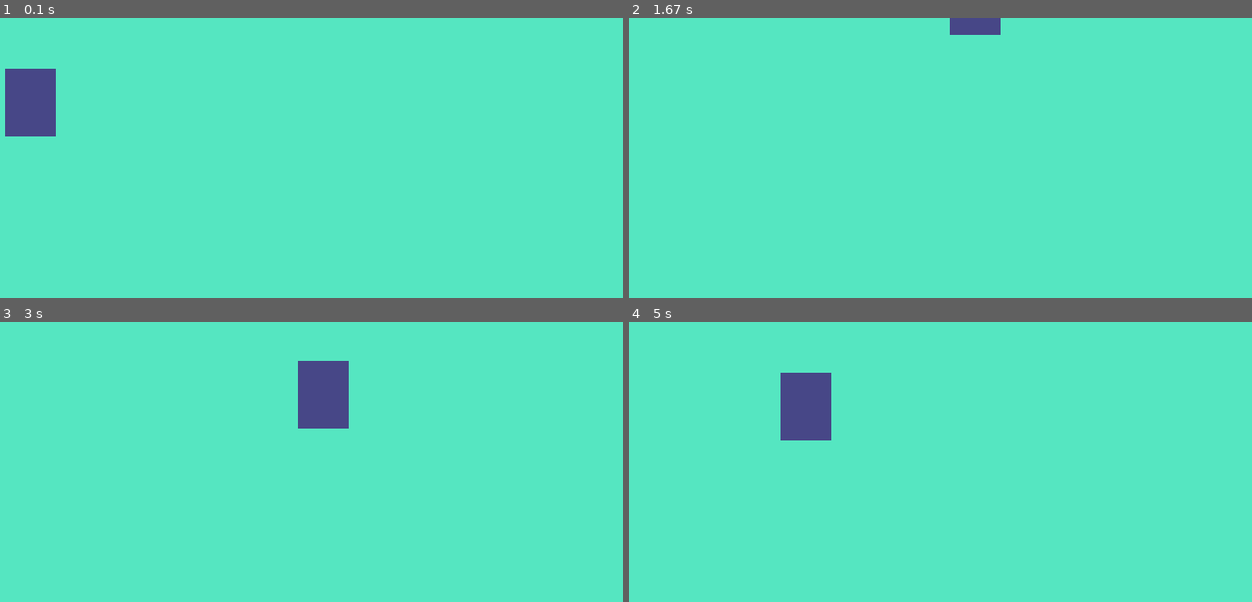
Above: before the commit, frames 1-4 (two rows, left to right).
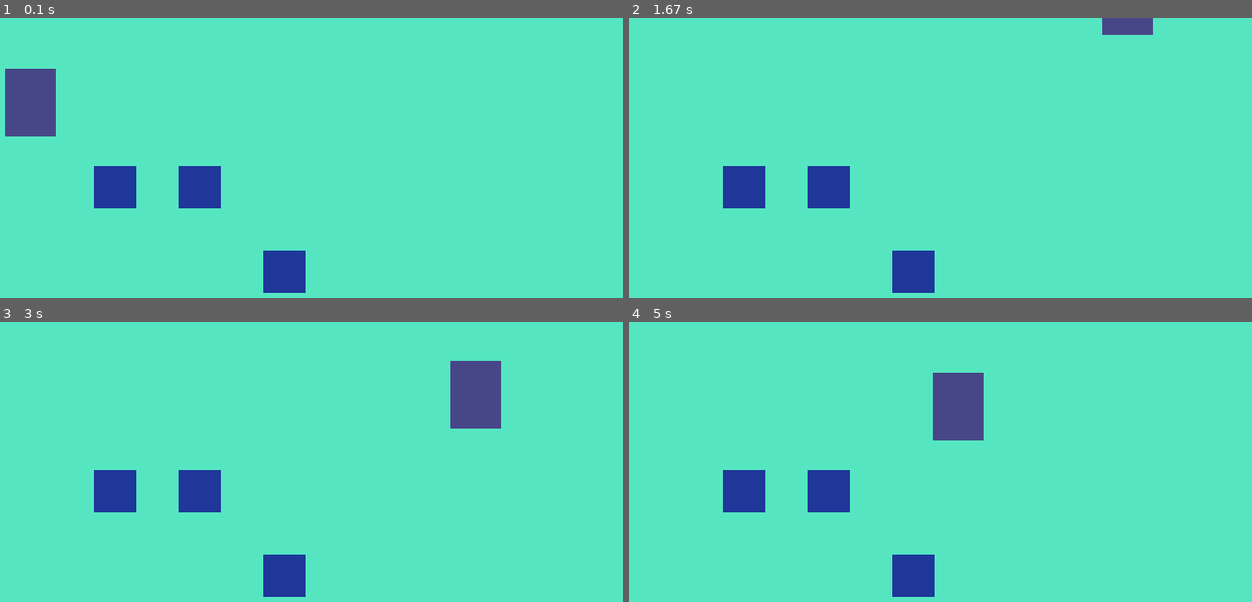
Above: after the commit, the same moments.

Repository: Kuromittsu/pygame-basic-setup
Game: pygame game, started from main.py
Same seed, same stepped clock (60 frames per second), same inputs: the game is played once before the commit and once after it.
Inputs (mouse positions are in pixels of both pictures, inside the frame that each line leads up to):
- Up to frame 1 (0.1 s): no input
- Up to frame 2 (1.67 s): hold Shift 0.33-0.8 s; hold D 0.33-0.8 s; move the mouse to (890, 295) at 0.37 s; hold D 0.83-1.3 s; hold W 1.33-1.63 s
- Up to frame 3 (3 s): hold D 1.67-2.13 s; hold A 2.17-2.7 s; hold S from 2.73 s (still down)
- Up to frame 4 (5 s): release S at 3.03 s; hold A 3.07-3.47 s; hold W 3.5-3.87 s; hold S 4.57-4.93 s; hold A from 4.97 s (still down)

The runs differ from the first frame. In frame 1, 3.1% of the frame differs, in the area x 15-50%, y 52-99%; in frame 2, 4.1%; in frame 3, 7.0%, in the area x 15-81%, y 13-99%; in frame 4, 7.0%.

Commit message:
set basic level

Diff:
--- a/gamecore/levels/test_camera.py
+++ b/gamecore/levels/test_camera.py
@@ -1,4 +1,5 @@
 from gamecore.player import Player
+from gamecore.objects.box import Box
 
 
 class Test_camera():
@@ -11,8 +12,20 @@
     def setup(self):
         self.player = Player(self.core, (100, 100), (60, 80))
 
+        self.boxs = [
+            Box(self.core.surfaces.game, (300, 200), '#1e3799', (50, 50)),
+            Box(self.core.surfaces.game, (200, 200), '#1e3799', (50, 50)),
+            Box(self.core.surfaces.game, (400, 300), '#1e3799', (50, 50)),
+        ]
+
     def update(self):
         self.player.update()
 
+        for box in self.boxs:
+            box.update()
+
     def draw(self):
         self.player.draw()
+
+        for box in self.boxs:
+            box.draw()
--- a/gamecore/player.py
+++ b/gamecore/player.py
@@ -10,26 +10,53 @@
         self.rect = self.image.get_rect(center=position)
         self.position = Vector2(self.rect.center)
         self.move = Vector2(0, 0)
-        self.speed = 200
+        self.default_speed = {
+            'walk': 200,
+            'run': 400,
+        }
+        self.speed = self.default_speed['walk']
+        self.facing = Vector2()
 
         self.setup()
+
+    def _event(self):
+        for evt in self.core.event:
+
+            if evt.type == pg.KEYDOWN:
+                if evt.key == pg.K_LSHIFT:
+                    self._run()
+
+            if evt.type == pg.KEYUP:
+                if evt.key == pg.K_LSHIFT:
+                    self._walk()
+
+    def _walk(self):
+        self.speed = self.default_speed['walk']
+
+    def _run(self):
+        self.speed = self.default_speed['run']
+
+    def _facing(self):
+        self.facing = self.move
 
     def _input(self):
         keys = pg.key.get_pressed()
         self.move.x = int(keys[pg.K_d]) - int(keys[pg.K_a])
         self.move.y = int(keys[pg.K_s]) - int(keys[pg.K_w])
+        self._facing()
         if self.move.magnitude() > 0:
             self.move = self.move.normalize()
 
     def _move(self):
         self.position += self.move * self.speed * self.core.delta_time
-        self.rect.center = round(self.position.x), round(self.position.y)
+        self.rect.center = [round(self.position.x), round(self.position.y)]
 
     def setup(self):
         self.image.fill('#474787')
 
     def update(self):
         self._input()
+        self._event()
         self._move()
 
     def draw(self):
